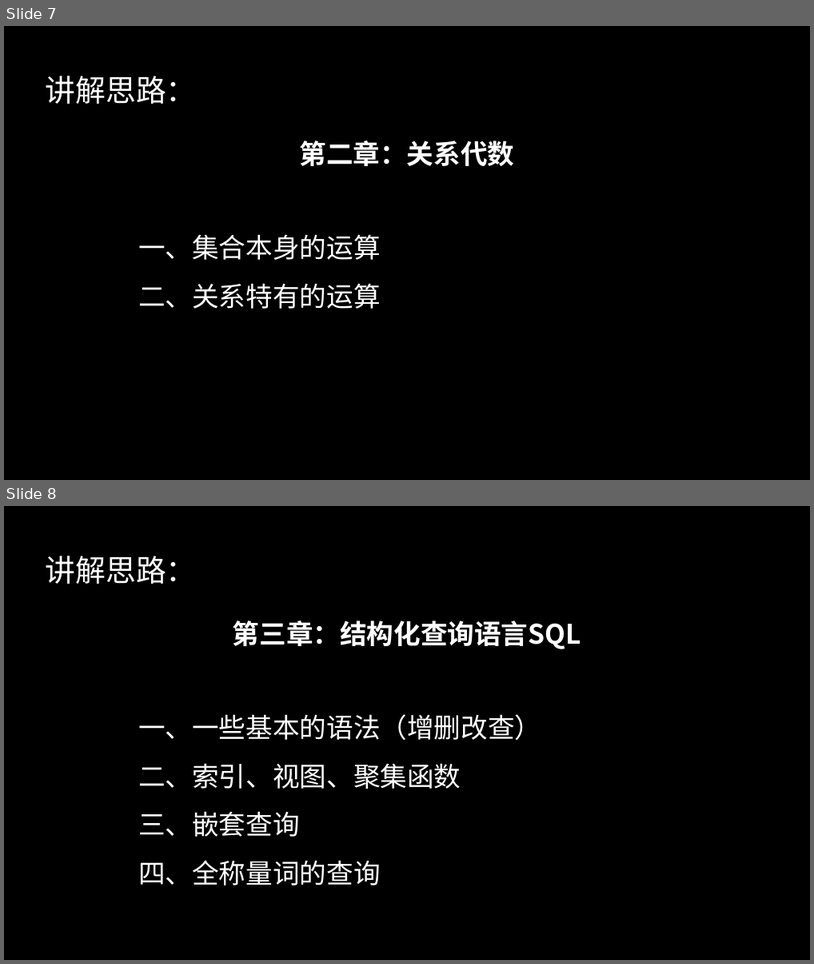
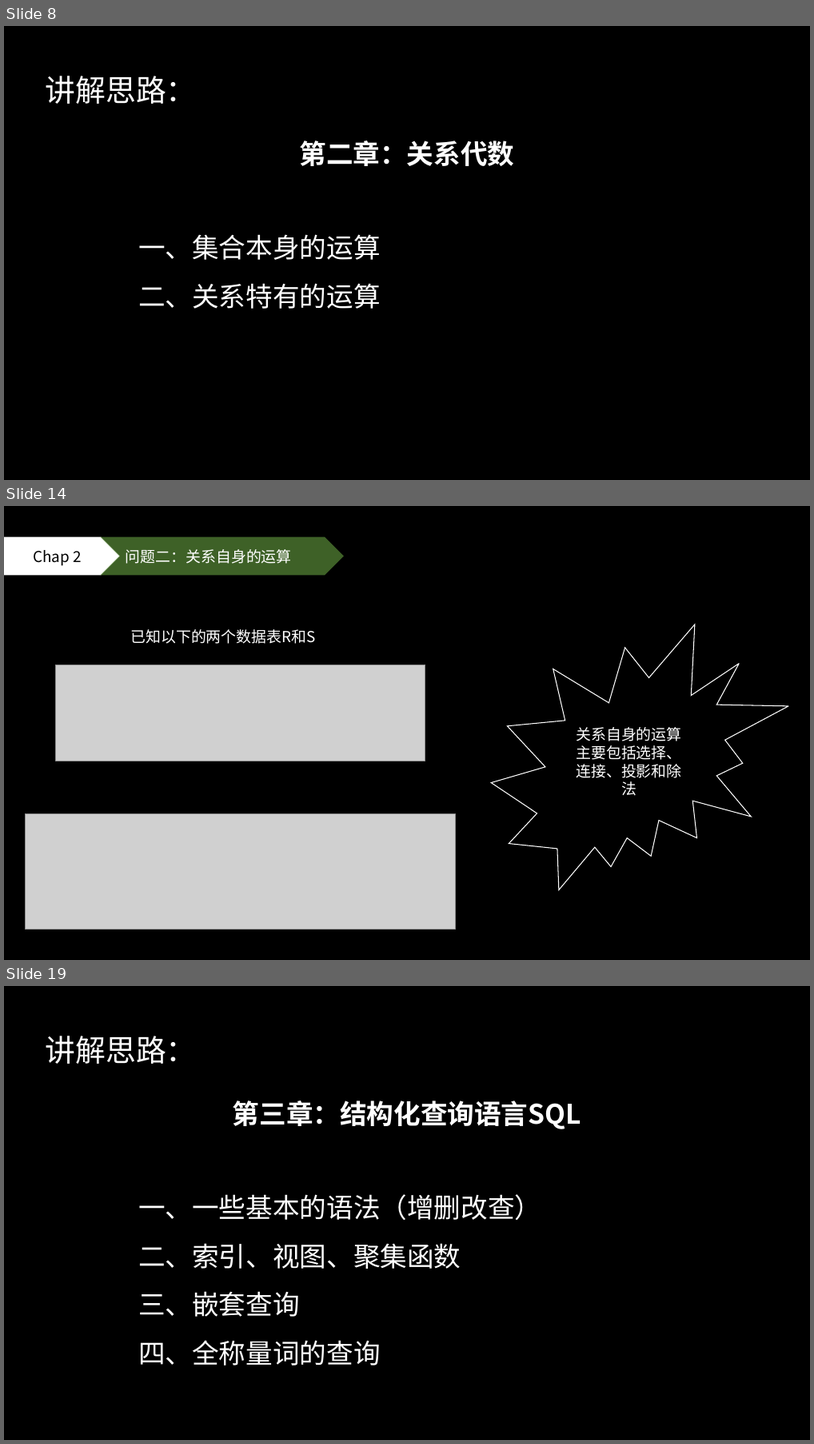
Before and after one commit to 50mengzhu/Database, a slide deck: ReationalDB.pptx. Shown one above the other, each under a label of ours: slides 7 and 8 before the commit, slides 8, 14 and 19 after it; the slides between them are not shown. The pictures are 814x964 and 814x1444 pixels, drawn with LibreOffice and Linux fonts; fonts in the diff are those of the drawing; grey boxes stand for pictures. Boxes give left, top, right and bottom in pixels: in the first picture for what was removed or moved away, otherwise in the second. Text is boxed around its words. In the diff, an @@ line names an element or a change of style, - is before the commit and + after.

```diff
--- a/ReationalDB.pptx
+++ b/ReationalDB.pptx
@@ slide 14 added at (x1=4, y1=506, x2=810, y2=960), background #000000 @@
@@ pentagon arrow added at (x1=4, y1=537, x2=120, y2=575), fill #FFFFFF, 18 pt, text #000000 @@
+Chap 2
@@ chevron added at (x1=100, y1=537, x2=344, y2=575), fill #548235 at 75% opacity, 18 pt, text #FFFFFF @@
+问题二：关系自身的运算
@@ irregular seal added at (x1=491, y1=624, x2=790, y2=890), outline #FFFFFF 1 pt, 18 pt, text #FFFFFF @@
+关系自身的运算主要包括选择、连接、投影和除法
@@ text added at (x1=130, y1=629, x2=315, y2=644), 18 pt, text #FFFFFF @@
+已知以下的两个数据表R和S
@@ picture added at (x1=55, y1=664, x2=426, y2=760) @@
@@ picture added at (x1=25, y1=813, x2=455, y2=929) @@
@@ what was slide 7 is now slide 8 @@
@@ what was slide 8 is now slide 19 @@
```
Also in this commit, not shown: 4 slides changed, 19 other slides added, 3 slides removed, 1 other file.
